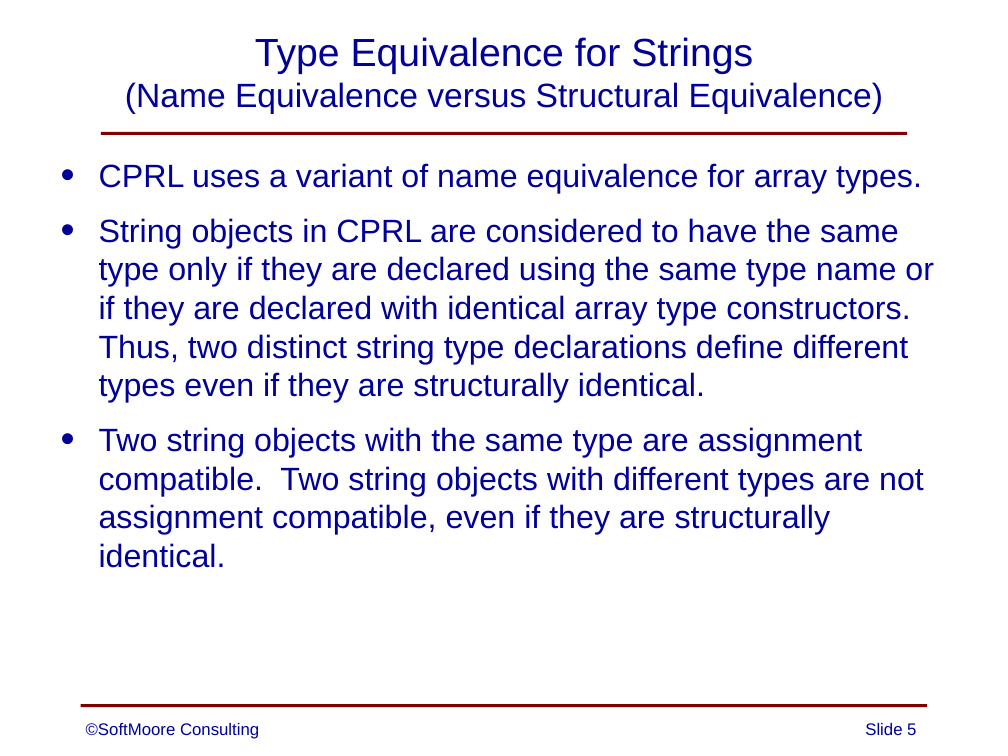
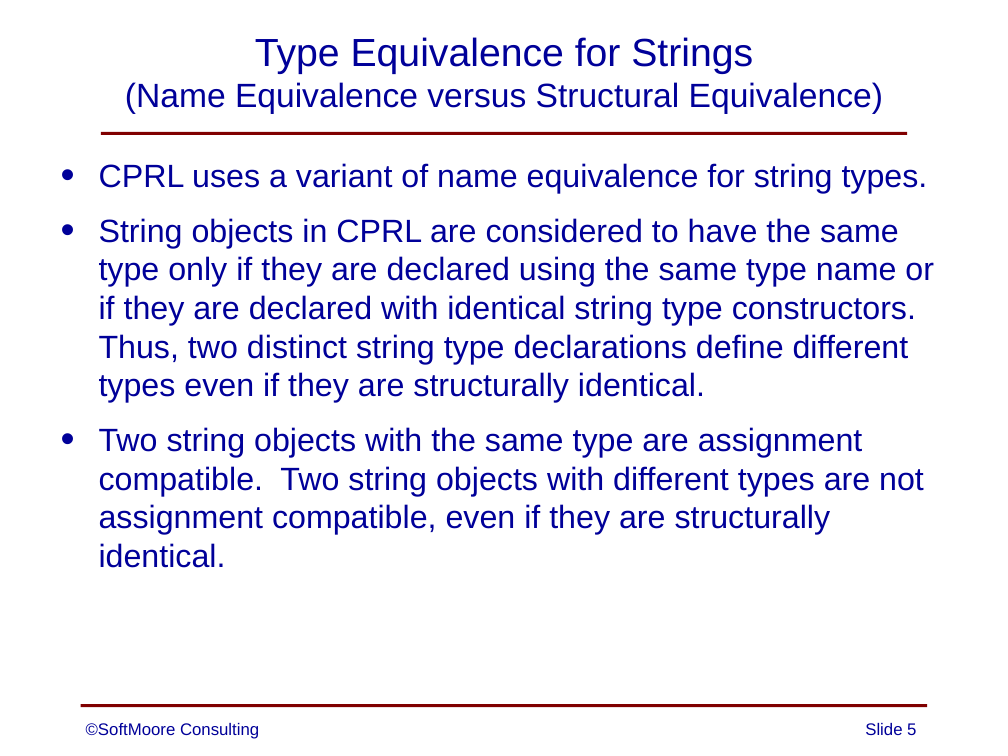
Before and after one commit to SoftMoore/CPRL-Java-4th, a slide deck: slide 5 of PowerPoints/15 - Strings.pptx. Drawn at 1008x756 pixels with LibreOffice and Linux fonts; fonts in the diff are those of the drawing. Boxes give left, top, right and bottom in pixels: in the first picture for what was removed or moved away, otherwise in the second. Text is boxed around its words. In the diff, an @@ line names an element or a change of style, - is before the commit and + after.

```diff
--- a/PowerPoints/15 - Strings.pptx
+++ b/PowerPoints/15 - Strings.pptx
@@ text at (99,163,934,403): text changed @@
-• CPRL uses a variant of name equivalence for array types.
-• String objects in CPRL are considered to have the same type only if they are declared using the same type name or if they are declared with identical array type constructors. Thus, two distinct string type declarations define different types even if they are structurally identical.
+• CPRL uses a variant of name equivalence for string types.
+• String objects in CPRL are considered to have the same type only if they are declared using the same type name or if they are declared with identical string type constructors. Thus, two distinct string type declarations define different types even if they are structurally identical.
```
Also in this commit, not shown: 1 other slide changed.
